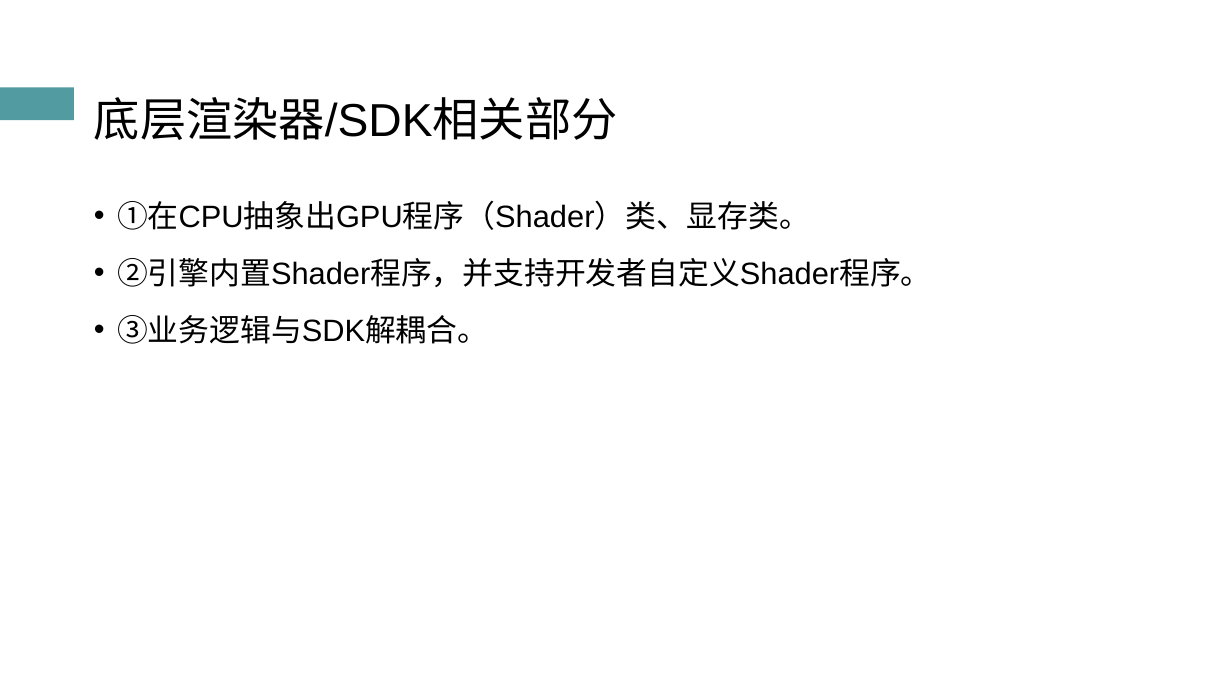
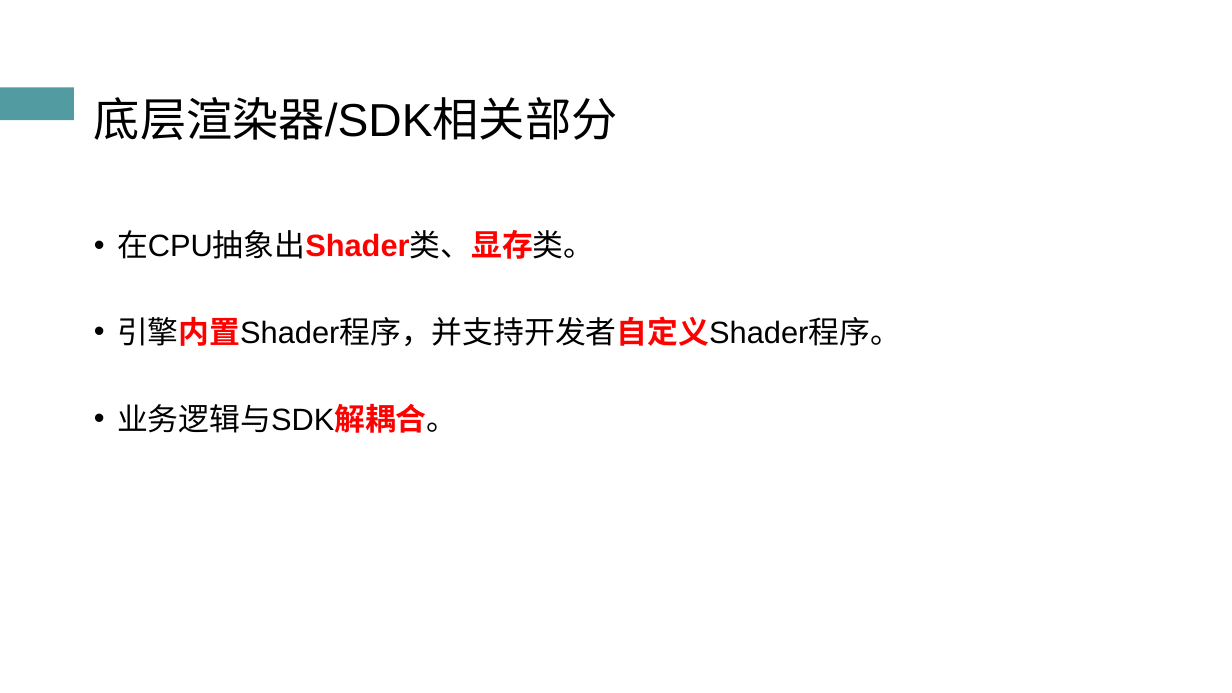
Before and after one commit to atom-chen/Main, a slide deck: slide 20 of OpenGL/答辩PPT.pptx. Drawn at 1232x693 pixels with LibreOffice and Linux fonts; fonts in the diff are those of the drawing. Boxes give left, top, right and bottom in pixels: in the first picture for what was removed or moved away, otherwise in the second. Text is boxed around its words. In the diff, an @@ line names an element or a change of style, - is before the commit and + after.

```diff
--- a/OpenGL/答辩PPT.pptx
+++ b/OpenGL/答辩PPT.pptx
@@ text at <box>117,230,901,433</box>: text changed @@
-• ①在CPU抽象出GPU程序（Shader）类、显存类。
-• ②引擎内置Shader程序，并支持开发者自定义Shader程序。
-• ③业务逻辑与SDK解耦合。
+• 在CPU抽象出Shader类、显存类。
+• 引擎内置Shader程序，并支持开发者自定义Shader程序。
+• 业务逻辑与SDK解耦合。
```
Also in this commit, not shown: 18 other slides changed, 1 slide removed, 50 other files.
